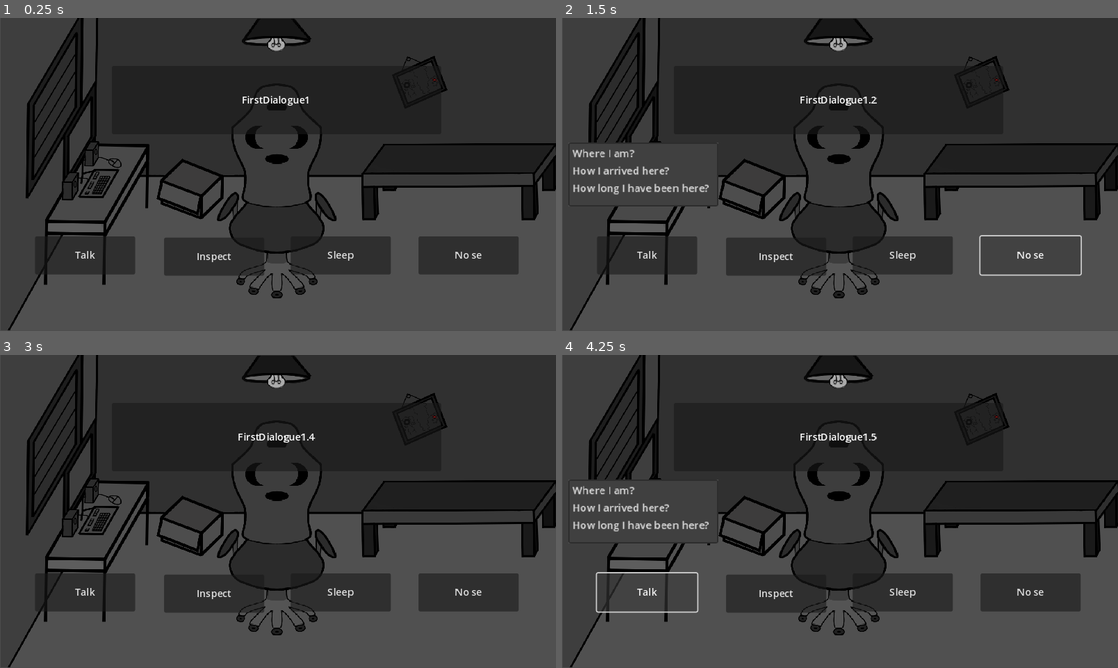
Above: before the commit, frames 1-4 (two rows, left to right).
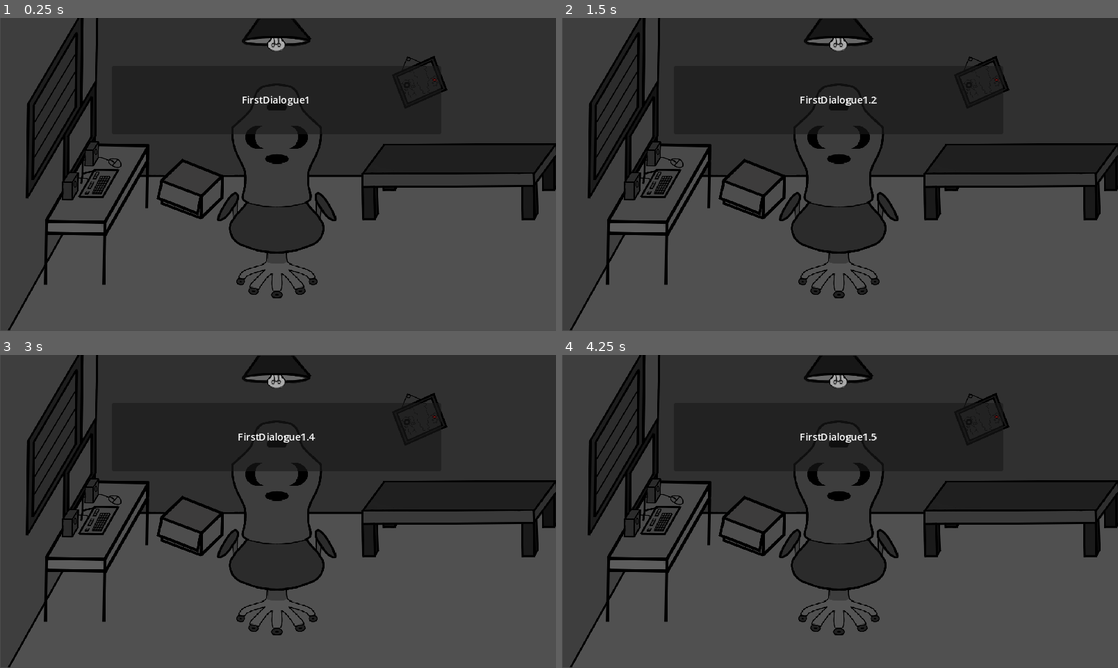
Above: after the commit, the same moments.

Repository: IkerFe/Paranoia
Game: Godot game, scene res://scenes/paranoia.tscn
Two runs of this game, one before a commit and one after it. Both use one fixed random seed, a clock stepped at 60 frames per second and the inputs below.
Inputs (mouse positions are in pixels of both pictures, inside the frame that each line leads up to):
- Up to frame 1 (0.25 s): no input
- Up to frame 2 (1.5 s): click (901, 255) at 0.5 s, where only the run before the commit has a clickable "Sleep"; click (1029, 255) at 1.25 s, where only the run before the commit has a clickable "No se"
- Up to frame 3 (3 s): click (216, 592) at 2 s, where only the run before the commit has a clickable "Inspect"; click (517, 383) at 2.75 s, where only the run before the commit has a clickable "X"
- Up to frame 4 (4.25 s): click (645, 592) at 3.5 s, where only the run before the commit has a clickable "Talk"

The runs differ from the first frame. In frame 1, 7.8% of the frame differs, in the area x 7-94%, y 69-83%; in frame 2, 8.0%; in frame 3, 7.8%; in frame 4, 8.6%, in the area x 1-94%, y 39-83%.

Commit message:
Eliminar cosas inutiles + avance talk :D

Diff:
--- a/Paranoia/scenes/languages.tscn
+++ b/Paranoia/scenes/languages.tscn
@@ -1,7 +1,7 @@
 [gd_scene load_steps=3 format=3 uid="uid://ckgjrcuir345r"]
 
 [ext_resource type="Script" path="res://scripts/swinchScene.gd" id="1_mke0p"]
-[ext_resource type="Script" path="res://scripts/pruebaLeng.gd" id="2_s7guf"]
+[ext_resource type="Script" path="res://scripts/translate.gd" id="2_s7guf"]
 
 [node name="Control" type="Control"]
 layout_mode = 3
@@ -54,5 +54,6 @@
 offset_top = 280.0
 offset_right = 495.0
 offset_bottom = 340.0
+text = "Continue"
 horizontal_alignment = 1
 vertical_alignment = 1
--- a/Paranoia/scenes/paranoia.tscn
+++ b/Paranoia/scenes/paranoia.tscn
@@ -1,5 +1,6 @@
-[gd_scene load_steps=22 format=3 uid="uid://bt2ollxjitok6"]
-
+[gd_scene load_steps=23 format=3 uid="uid://bt2ollxjitok6"]
+
+[ext_resource type="Script" path="res://scripts/disctionary.gd" id="1_4hxea"]
 [ext_resource type="Script" path="res://scripts/ButtonTalk.gd" id="1_ndl6i"]
 [ext_resource type="Script" path="res://scripts/Inspect/inspect.gd" id="2_31hqj"]
 [ext_resource type="Script" path="res://scripts/Inspect/hideButtons.gd" id="3_233uq"]
@@ -18,14 +19,15 @@
 [ext_resource type="Texture2D" uid="uid://hjhjr28ectbw" path="res://assets/mouse CHANGE.png" id="16_uqhjp"]
 [ext_resource type="Texture2D" uid="uid://2lbl5lg6qamy" path="res://assets/screen.png" id="17_mp1ts"]
 [ext_resource type="Texture2D" uid="uid://dur2iq02o7813" path="res://assets/speaker.png" id="18_qp6i4"]
-[ext_resource type="Script" path="res://scenes/She.gd" id="19_lwa40"]
-[ext_resource type="Texture2D" uid="uid://p7yxfl0s2n74" path="res://light.png" id="20_rhj0t"]
+[ext_resource type="Script" path="res://scripts/She.gd" id="19_lwa40"]
+[ext_resource type="Texture2D" uid="uid://p7yxfl0s2n74" path="res://assets/light.png" id="20_rhj0t"]
 
 [sub_resource type="RectangleShape2D" id="RectangleShape2D_g8sv1"]
 size = Vector2(550.944, 472.398)
 
 [node name="Node2D" type="Node2D"]
 scale = Vector2(0.955, 0.955)
+script = ExtResource("1_4hxea")
 
 [node name="Background" type="Sprite2D" parent="."]
 z_index = -1
@@ -115,7 +117,22 @@
 script = ExtResource("1_ndl6i")
 metadata/_edit_use_anchors_ = true
 
-[node name="Talk2" type="Button" parent="Buttons"]
+[node name="Inspect" type="Button" parent="Buttons"]
+layout_mode = 1
+anchors_preset = -1
+anchor_left = 2.32016
+anchor_top = 0.0206818
+anchor_right = 2.32016
+anchor_bottom = 0.0206818
+offset_left = 35.0
+offset_top = 355.0
+offset_right = 198.0
+offset_bottom = 417.0
+text = "Inspect"
+script = ExtResource("2_31hqj")
+metadata/_edit_use_anchors_ = true
+
+[node name="Sleep" type="Button" parent="Buttons"]
 layout_mode = 1
 anchors_preset = -1
 anchor_left = 0.219895
@@ -125,10 +142,9 @@
 offset_right = 614.0
 offset_bottom = 417.0
 text = "Sleep"
-script = ExtResource("1_ndl6i")
-metadata/_edit_use_anchors_ = true
-
-[node name="Talk3" type="Button" parent="Buttons"]
+metadata/_edit_use_anchors_ = true
+
+[node name="?" type="Button" parent="Buttons"]
 layout_mode = 1
 anchors_preset = -1
 anchor_left = 0.219896
@@ -138,10 +154,9 @@
 offset_right = 822.0
 offset_bottom = 417.0
 text = "No se"
-script = ExtResource("1_ndl6i")
-metadata/_edit_use_anchors_ = true
-
-[node name="Button" type="Button" parent="Buttons"]
+metadata/_edit_use_anchors_ = true
+
+[node name="X" type="Button" parent="Buttons"]
 visible = false
 layout_mode = 0
 offset_left = 824.084
@@ -151,28 +166,13 @@
 text = "X"
 script = ExtResource("3_d85mh")
 
-[node name="Inspect" type="Button" parent="Buttons"]
-layout_mode = 1
-anchors_preset = -1
-anchor_left = 2.32016
-anchor_top = 0.0206818
-anchor_right = 2.32016
-anchor_bottom = 0.0206818
-offset_left = 35.0
-offset_top = 355.0
-offset_right = 198.0
-offset_bottom = 417.0
-text = "Inspect"
-script = ExtResource("2_31hqj")
-metadata/_edit_use_anchors_ = true
-
 [node name="HideScript" type="Node" parent="Buttons" node_paths=PackedStringArray("button1", "button2", "button3", "button4", "button_new")]
 script = ExtResource("3_233uq")
 button1 = NodePath("../Talk")
-button2 = NodePath("../Talk2")
-button3 = NodePath("../Talk3")
+button2 = NodePath("../Sleep")
+button3 = NodePath("../?")
 button4 = NodePath("../Inspect")
-button_new = NodePath("../Button")
+button_new = NodePath("../X")
 
 [node name="Prueb1" type="Sprite2D" parent="."]
 visible = false
@@ -221,7 +221,7 @@
 [node name="HideScript" type="Node" parent="SheText" node_paths=PackedStringArray("button1", "button2", "button3", "button4", "button_new")]
 script = ExtResource("3_233uq")
 button1 = NodePath("../../Buttons/Talk")
-button2 = NodePath("../../Buttons/Talk2")
-button3 = NodePath("../../Buttons/Talk3")
+button2 = NodePath("../../Buttons/Sleep")
+button3 = NodePath("../../Buttons/?")
 button4 = NodePath("../../Buttons/Inspect")
-button_new = NodePath("../../Buttons/Button")
+button_new = NodePath("../../Buttons/X")
--- a/Paranoia/scripts/ButtonTalk.gd
+++ b/Paranoia/scripts/ButtonTalk.gd
@@ -26,24 +26,19 @@
 		# Determina el tamaño de la pantalla
 	var screen_size = get_viewport().get_visible_rect().size
 
-	# Determina el tamaño del popup
-
 	# Calcula la posición a la izquierda
 	var position = Vector2(10, screen_size.y / 2 - popup_size.y / 2) # Centrado verticalmente, a la izquierda
 
 	# Establece la posición
 	popup_menu.set_position(position)
 
-
-
-
 func _on_item_pressed(id: int):
 	popup_menu.popup_centered()
 	match id:
 		0:
 			print("Opción 0 seleccionada")
-			popup_menu.add_item("Patata", 2)
-			popup_menu.add_item("Patata2", 3)
+			popup_menu.add_item("StartDialogue1.1.1", 2)
+			popup_menu.add_item("StartDialogue1.1.2", 3)
 		1:
 			print("Opción 1 seleccionada")
 			for i in range(popup_menu.get_item_count()):
--- a/Paranoia/scripts/Dialogue.gd
+++ /dev/null
@@ -1 +0,0 @@
-extends RichTextLabel
--- a/Paranoia/scripts/Dictionary.gd
+++ /dev/null
@@ -1,11 +0,0 @@
-extends Node
-
-
-# Called when the node enters the scene tree for the first time.
-func _ready():
-	pass # Replace with function body.
-
-
-# Called every frame. 'delta' is the elapsed time since the previous frame.
-func _process(delta):
-	pass
--- a/Paranoia/scripts/Inspect/hideButtons.gd
+++ b/Paranoia/scripts/Inspect/hideButtons.gd
@@ -16,4 +16,5 @@
 		button2.visible =! button2.visible
 		button3.visible =! button3.visible
 		button4.visible =! button4.visible
-		button_new.visible =! button_new.visible
+		if Global.Dialogue == false:
+			button_new.visible =! button_new.visible
--- a/Paranoia/scenes/She.gd
+++ b/Paranoia/scripts/She.gd
@@ -1,24 +1,34 @@
 extends Control
 
 # Array con los diálogos
-var dialogue = [
-	"FirstDialogue1",
-	"FirstDialogue1.1",
-	"FirstDialogue1.2",
-	"FirstDialogue1.3",
-	"FirstDialogue1.4",
-	"FirstDialogue1.5",
-]
+var dialogue = []
 
 # Índice del diálogo actual
 var numActualDialogue = 0
 
+
 # Referencia al Label que mostrará el diálogo
 @onready var dialogueProtagonist = $Dialogue
+# Para ocultarlo
+@onready var node_script = $HideScript
 
 func _ready():
 	# Mostrar el primer diálogo al inicio
+	match Global.NumDialogue:
+		1:
+			dialogue = [
+				"FirstDialogue1",
+				"FirstDialogue1.1",
+				"FirstDialogue1.2",
+				"FirstDialogue1.3",
+				"FirstDialogue1.4",
+				"FirstDialogue1.5",
+			]
 	dialogueProtagonist.text = dialogue[numActualDialogue]
+	Global.Dialogue = true
+	if node_script:
+		node_script.handle_button_press()
+
 
 # Función que se ejecuta cuando detecta una entrada táctil o clic
 func _input(event):
@@ -34,6 +44,6 @@
 	if numActualDialogue < dialogue.size():
 		dialogueProtagonist.text = dialogue[numActualDialogue]
 	else:
-		# Si se acabaron los diálogos, puedes decidir qué hacer, como cerrar la ventana o reiniciar el diálogo.
-		print("Diálogos terminados.")
+		node_script.handle_button_press()
+		Global.Dialogue = false
 		queue_free()  # O destruir la escena de diálogo
--- /dev/null
+++ b/Paranoia/scripts/disctionary.gd
@@ -0,0 +1,12 @@
+extends Node2D  # o cualquier otro nodo
+
+func _ready():
+	# Forma simple de crear un diccionario
+	var mi_dict = {"nombre": "Juan", "edad": 30}
+	print(mi_dict)
+
+	# Usando la clase Dictionary
+	var otro_dict = Dictionary()
+	otro_dict["nombre"] = "María"
+	otro_dict["edad"] = 25
+	print(otro_dict)
--- a/Paranoia/scripts/global.gd
+++ b/Paranoia/scripts/global.gd
@@ -1,3 +1,5 @@
 extends Node
 
 var  InspectObject: bool = false
+var  Dialogue: bool = true
+var  NumDialogue: int = 1
--- a/Paranoia/scripts/pruebaLeng.gd
+++ b/Paranoia/scripts/translate.gd
@@ -6,9 +6,6 @@
 	# Conecta los botones para cambiar el idioma usando Callable
 	$Button_English.connect("pressed", Callable(self, "_on_english_button_pressed"))
 	$Button_Spanish.connect("pressed", Callable(self, "_on_spanish_button_pressed"))
-
-	# Actualiza el texto inicial
-	update_text()
 
 func _on_english_button_pressed():
 	current_language = "en"
@@ -20,10 +17,3 @@
 
 func change_language():
 	TranslationServer.set_locale(current_language)
-	update_text()
-
-func update_text():
-	$Label.text = tr("Continue")  # Reemplaza "Your text here" con el texto que desees traducir
-
-func _on_button_spanish_2_pressed():
-	pass # Reemplaza con el cuerpo de la función
Renamed: Paranoia/light.png -> Paranoia/assets/light.png
Not shown, changed: Paranoia/assets/light.png.import
